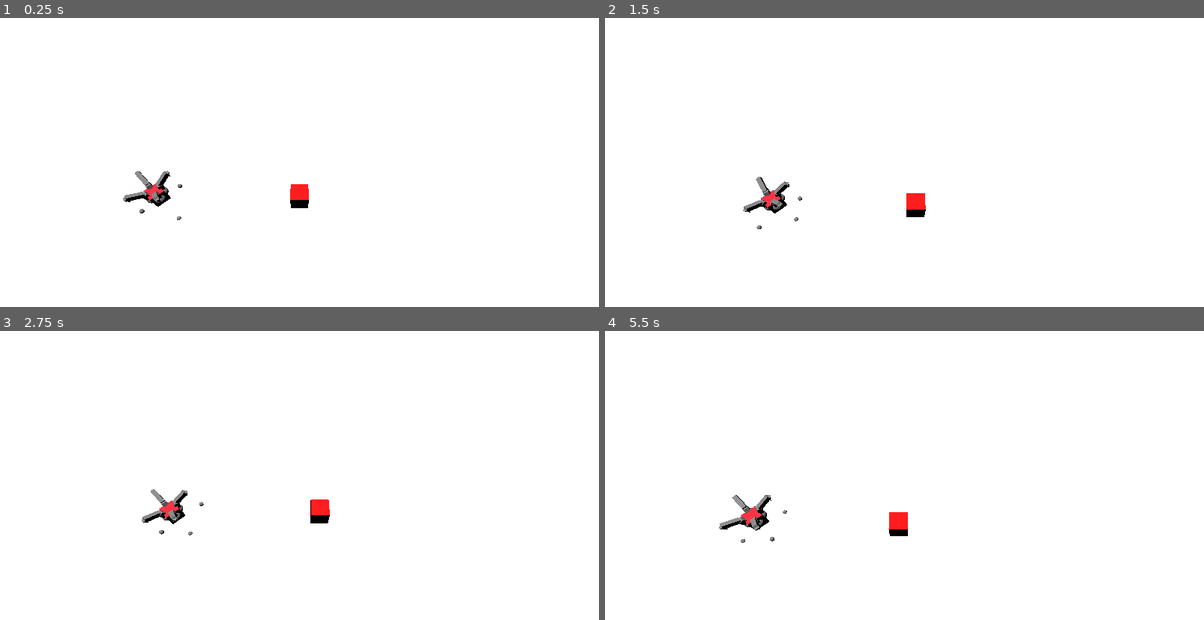
Above: before the commit, frames 1-4 (two rows, left to right).
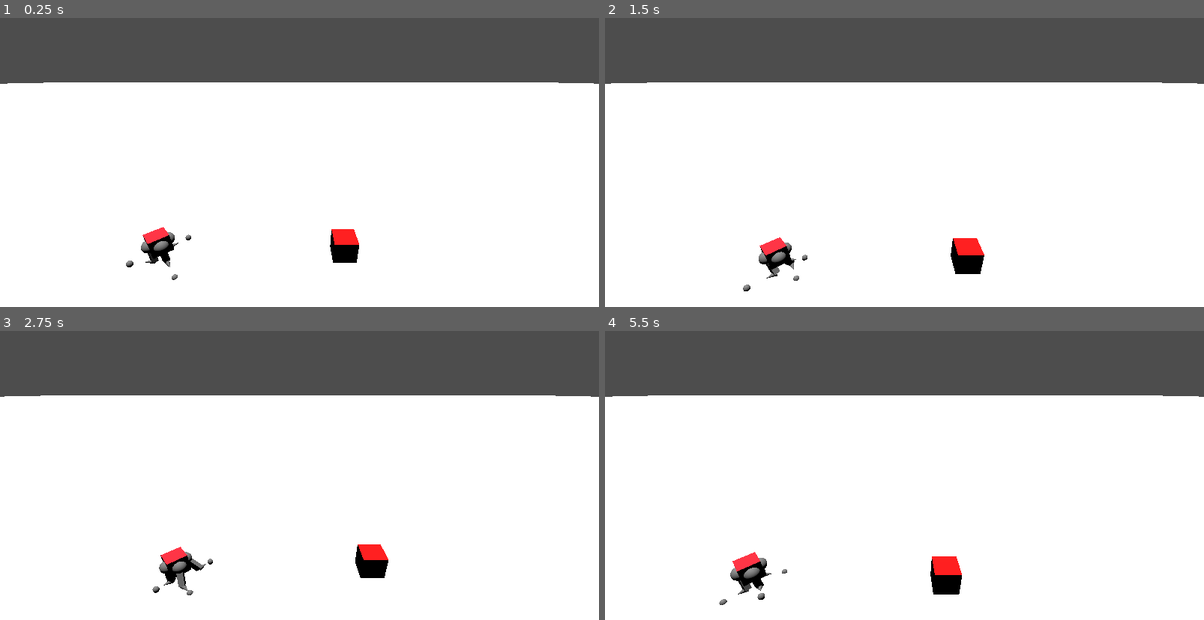
Above: after the commit, the same moments.

Repository: nickyvanurk/game-prototypes
Game: Godot game, scene res://world.tscn
The game is run twice, just before and just after one commit, with the same random seed, the same clock (stepped at 60 frames per second) and the same inputs.
Inputs (mouse positions are in pixels of both pictures, inside the frame that each line leads up to):
- Up to frame 1 (0.25 s): no input
- Up to frame 2 (1.5 s): move the mouse to (1036, 168) at 0.52 s; hold D (right) 0.53-1.28 s; move the mouse to (784, 202) at 1.27 s; hold S (backward) from 1.28 s (still down)
- Up to frame 3 (2.75 s): move the mouse to (359, 426) at 2.02 s; release S (backward) at 2.03 s; hold D (right) from 2.03 s (still down)
- Up to frame 4 (5.5 s): move the mouse to (874, 565) at 2.77 s; release D (right) at 2.78 s; hold W (forward) 2.78-3.53 s; move the mouse to (1084, 550) at 3.52 s; hold A (left) 3.53-5.03 s; move the mouse to (724, 449) at 4.27 s; move the mouse to (934, 498) at 5.02 s; hold S (backward) from 5.03 s (still down)

The runs differ from the first frame. In frame 1, 24% of the frame differs, in the area x 0-100%, y 0-91%; in frame 2, 24%; in frame 3, 24%; in frame 4, 24%, in the area x 0-100%, y 0-95%.

Commit message:
Implement IK without trigonometry

Diff:
--- a/simple-procedural-animation/player/leg/leg.gd
+++ b/simple-procedural-animation/player/leg/leg.gd
@@ -16,17 +16,16 @@
 
 
 func _process(delta):
-#	var p = solve(Vector2(target.position.y, target.position.z), $Bone1.length, $Bone2.length)
-#	$DebugBall.position.y = p.x
-#	$DebugBall.position.z = p.y
+	$Socket.rotation.y = atan2(-target.global_position.z, target.global_position.x) - PI/2
 
-#	$Bone1.rotation.y= Vector3($Bone1.global_position).look_at(target)
+	var d = $Socket.to_local(target.global_position)
+	var p = solve(Vector2(-d.z, d.y), $Bone1.length, $Bone1/Bone2.length)
 
-	var d = $Bone1.global_position - target.global_position
-	$Bone1.global_rotation.y = lerp_angle($Bone1.global_rotation.y, atan2(d.x, d.z), 1)
+	$Socket/Joint.position.z = -p.x
+	$Socket/Joint.position.y = p.y
 
-
-
+	$Bone1.look_at($Socket/Joint.global_position)
+	$Bone1/Bone2.look_at(target.global_position)
 
 
 func solve(p: Vector2, r1: float, r2: float) -> Vector2:
--- a/simple-procedural-animation/player/leg/leg.tscn
+++ b/simple-procedural-animation/player/leg/leg.tscn
@@ -8,8 +8,9 @@
 radius = 0.07
 height = 0.14
 
-[sub_resource type="BoxMesh" id="BoxMesh_piauw"]
-size = Vector3(0.07, 0.07, 0.15)
+[sub_resource type="SphereMesh" id="SphereMesh_7x4y3"]
+radius = 0.03
+height = 0.07
 
 [sub_resource type="BoxMesh" id="BoxMesh_lwa4r"]
 size = Vector3(0.06, 0.06, 0.2)
@@ -19,51 +20,43 @@
 bottom_radius = 0.03
 height = 0.1
 
-[sub_resource type="SphereMesh" id="SphereMesh_7x4y3"]
-radius = 0.03
-height = 0.07
-
 [node name="Leg" type="Node3D"]
 script = ExtResource("1_csvmw")
 
 [node name="Socket" type="MeshInstance3D" parent="."]
 mesh = SubResource("SphereMesh_vw20s")
 
+[node name="Joint" type="MeshInstance3D" parent="Socket"]
+transform = Transform3D(0.993501, 0, -0.114077, 0, 1.00002, 0, 0.114078, 0, 0.993492, 0, 0.0968246, -0.175)
+visible = false
+mesh = SubResource("SphereMesh_7x4y3")
+skeleton = NodePath("../../..")
+
 [node name="Bone1" type="Node3D" parent="."]
-transform = Transform3D(-0.999834, -1.47485e-07, -3.22645e-08, 0, 0.213676, -0.97676, 1.50971e-07, -0.97675, -0.213678, 0, 0, 0)
+transform = Transform3D(1, 0, 0, 0, 0.875, -0.484123, 0, 0.484123, 0.875, 0, 0, 0)
 script = ExtResource("1_1s5la")
-length = 0.15
+length = 0.2
 
-[node name="MeshInstance3d" type="MeshInstance3D" parent="Bone1"]
-transform = Transform3D(1, 0, 0, 0, 1, 0, 0, 0, 1, 0, 0, -0.075)
-mesh = SubResource("BoxMesh_piauw")
+[node name="MeshInstance3d2" type="MeshInstance3D" parent="Bone1"]
+transform = Transform3D(1, 0, 0, 0, 1, 0, 0, 0, 1, 0, 0, -0.1)
+mesh = SubResource("BoxMesh_lwa4r")
 skeleton = NodePath("../..")
 
 [node name="Bone2" type="Node3D" parent="Bone1"]
-transform = Transform3D(1, -2.4869e-14, -2.84217e-14, -7.10543e-15, 0.716513, 0.69759, -1.77636e-15, -0.697578, 0.71651, 2.80291e-09, 1.3411e-07, -0.150021)
-script = ExtResource("1_1s5la")
-length = 0.2
-
-[node name="MeshInstance3d2" type="MeshInstance3D" parent="Bone1/Bone2"]
-transform = Transform3D(1, 0, 0, 0, 1, 0, 0, 0, 1, 0, 0, -0.1)
-mesh = SubResource("BoxMesh_lwa4r")
-skeleton = NodePath("../../..")
-
-[node name="Bone3" type="Node3D" parent="Bone1/Bone2"]
-transform = Transform3D(1.00001, 7.10543e-15, -6.60583e-15, 1.06581e-14, -0.542308, 0.84017, 1.42109e-14, -0.840163, -0.542304, 1.45948e-08, -8.19564e-08, -0.200027)
+transform = Transform3D(1.00001, 0, 0, 0, -0.249655, 0.968323, 0, -0.96832, -0.249656, 0, 2.38419e-07, -0.199964)
 script = ExtResource("1_1s5la")
 length = 0.1
 
-[node name="MeshInstance3d3" type="MeshInstance3D" parent="Bone1/Bone2/Bone3"]
+[node name="MeshInstance3d3" type="MeshInstance3D" parent="Bone1/Bone2"]
 transform = Transform3D(1, 0, 0, 0, -4.37114e-08, 1, 0, -1, -4.37114e-08, 0, 0, -0.05)
 mesh = SubResource("CylinderMesh_o7jh2")
-skeleton = NodePath("../../../..")
+skeleton = NodePath("../../..")
 
 [node name="Pole" type="Marker3D" parent="."]
 transform = Transform3D(1, 0, 0, 0, 1, 0, 0, 0, 1, 0, 0.5, 0.1)
 
 [node name="Target" type="Marker3D" parent="."]
-transform = Transform3D(1, 0, 0, 0, 1, 0, 0, 0, 1, 0, 0, 0.2)
+transform = Transform3D(1, 0, 0, 0, 1, 0, 0, 0, 1, 0, 0, -0.2)
 script = ExtResource("1_t2cvn")
 
 [node name="DebugBall" type="MeshInstance3D" parent="Target"]
@@ -71,7 +64,7 @@
 skeleton = NodePath("../..")
 
 [node name="HomeRay" type="RayCast3D" parent="."]
-transform = Transform3D(1, 0, 0, 0, 1, 0, 0, 0, 1, 0, 0.4, 0.25)
+transform = Transform3D(1, 0, 0, 0, 1, 0, 0, 0, 1, 0, 0.4, -0.2)
 
 [node name="OvershootRay" type="RayCast3D" parent="."]
-transform = Transform3D(1, 0, 0, 0, 1, 0, 0, 0, 1, 0, 0.4, 0.25)
+transform = Transform3D(1, 0, 0, 0, 1, 0, 0, 0, 1, 0, 0.4, -0.2)
--- a/simple-procedural-animation/player/player.tscn
+++ b/simple-procedural-animation/player/player.tscn
@@ -43,13 +43,13 @@
 [node name="Legs" type="Node3D" parent="Shape/Body"]
 
 [node name="Leg1" parent="Shape/Body/Legs" instance=ExtResource("4_f55ja")]
-transform = Transform3D(1, 0, 0, 0, 1, 0, 0, 0, 1, 0, 0, 0.08)
+transform = Transform3D(1, 0, 0, 0, 1, 0, 0, 0, 1, 0, 0, -0.09)
 
 [node name="Leg2" parent="Shape/Body/Legs" instance=ExtResource("4_f55ja")]
-transform = Transform3D(-4.37114e-08, 0, 1, 0, 1, 0, -1, 0, -4.37114e-08, 0.08, 0, 0)
+transform = Transform3D(-8.9407e-08, 0, 1, 0, 1, 0, -1, 0, -8.9407e-08, -0.09, 0, 0)
 
 [node name="Leg3" parent="Shape/Body/Legs" instance=ExtResource("4_f55ja")]
-transform = Transform3D(-1, 0, -8.74228e-08, 0, 1, 0, 8.74228e-08, 0, -1, 0, 0, -0.08)
+transform = Transform3D(-1, 0, -8.9407e-08, 0, 1, 0, 8.9407e-08, 0, -1, 0, 0, 0.09)
 
 [node name="Leg4" parent="Shape/Body/Legs" instance=ExtResource("4_f55ja")]
-transform = Transform3D(1.19249e-08, 0, -1, 0, 1, 0, 1, 0, 1.19249e-08, -0.08, 0, 0)
+transform = Transform3D(1.19249e-08, 0, -1, 0, 1, 0, 1, 0, 1.19249e-08, 0.09, 0, 0)
--- a/simple-procedural-animation/world.tscn
+++ b/simple-procedural-animation/world.tscn
@@ -31,7 +31,7 @@
 [node name="Player" parent="." instance=ExtResource("1_b4kn6")]
 
 [node name="Camera" type="Camera3D" parent="." node_paths=PackedStringArray("target")]
-transform = Transform3D(1, 0, 0, 0, 0.519519, 0.854459, 0, -0.854459, 0.519519, 0, 3, 1.5)
+transform = Transform3D(1, 0, 0, 0, 0.895681, 0.444698, 0, -0.444698, 0.895681, -0.480936, 1.89315, 1.84761)
 script = ExtResource("2_2ak63")
 target = NodePath("../Player")
 
Not shown: 1 places in simple-procedural-animation/player/leg/leg.tscn that only renumber resources
